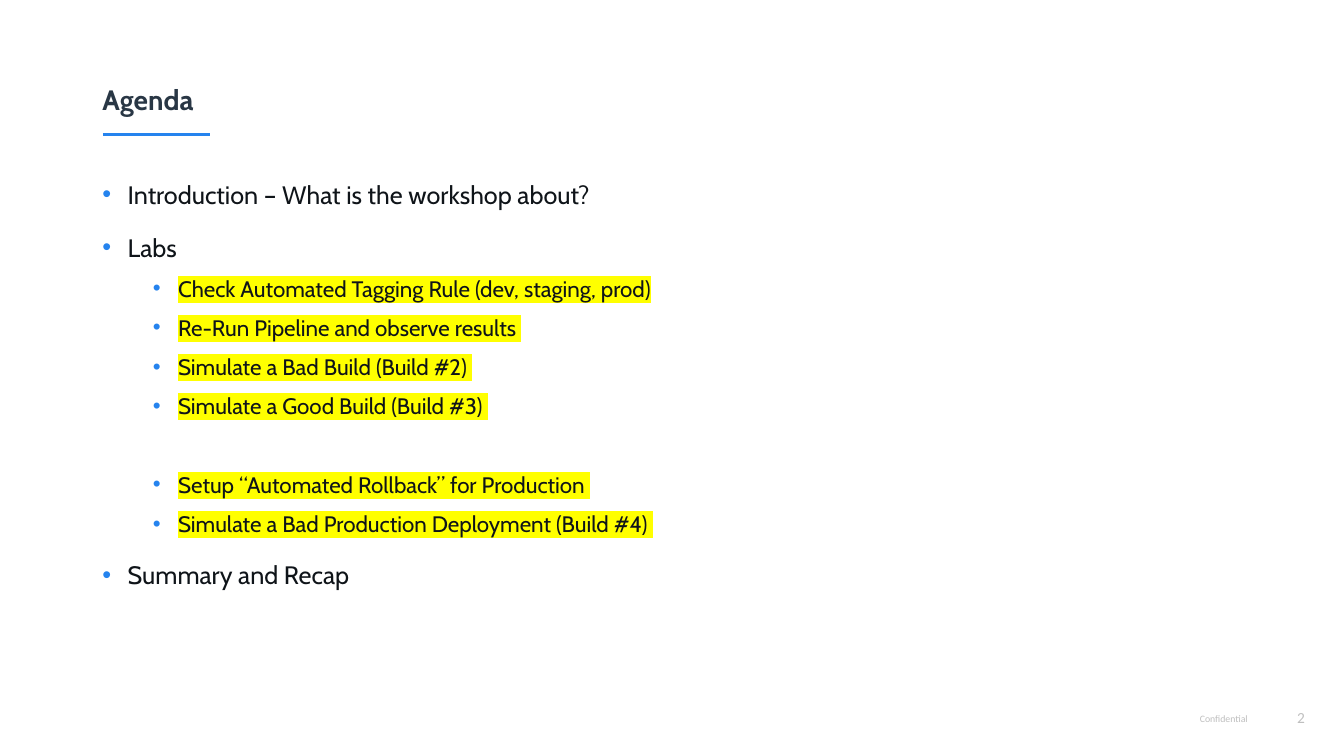
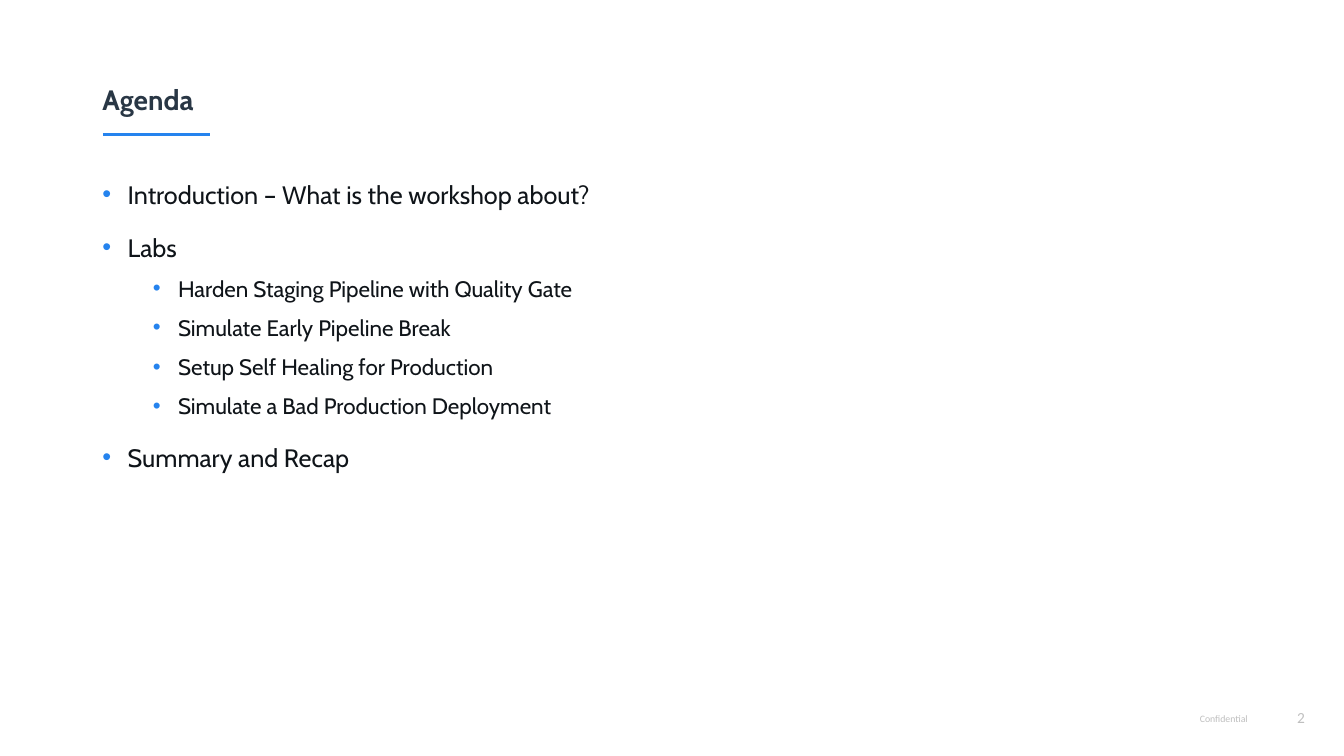
Before and after one commit to thiagobien/ACL, a slide deck: slide 2 of workshop/08_Unbreakable_Delivery_Pipeline/ACMWorkshop_Unbreakable_Delivery_Pipeline.pptx. Drawn at 1344x756 pixels with LibreOffice and Linux fonts; fonts in the diff are those of the drawing; background and template pictures are left out. Boxes give left, top, right and bottom in pixels: in the first picture for what was removed or moved away, otherwise in the second. Text is boxed around its words. In the diff, an @@ line names an element or a change of style, - is before the commit and + after.

```diff
--- a/workshop/08_Unbreakable_Delivery_Pipeline/ACMWorkshop_Unbreakable_Delivery_Pipeline.pptx
+++ b/workshop/08_Unbreakable_Delivery_Pipeline/ACMWorkshop_Unbreakable_Delivery_Pipeline.pptx
@@ text at <box>178,280,572,420</box>: text changed @@
-  • Check Automated Tagging Rule (dev, staging, prod)
-  • Re-Run Pipeline and observe results
-  • Simulate a Bad Build (Build #2)
-  • Simulate a Good Build (Build #3)
-  • Setup “Automated Rollback” for Production
-  • Simulate a Bad Production Deployment (Build #4)
+  • Harden Staging Pipeline with Quality Gate
+  • Simulate Early Pipeline Break
+  • Setup Self Healing for Production
+  • Simulate a Bad Production Deployment
```
Also in this commit, not shown: 6 other slides changed, 2 other files.
